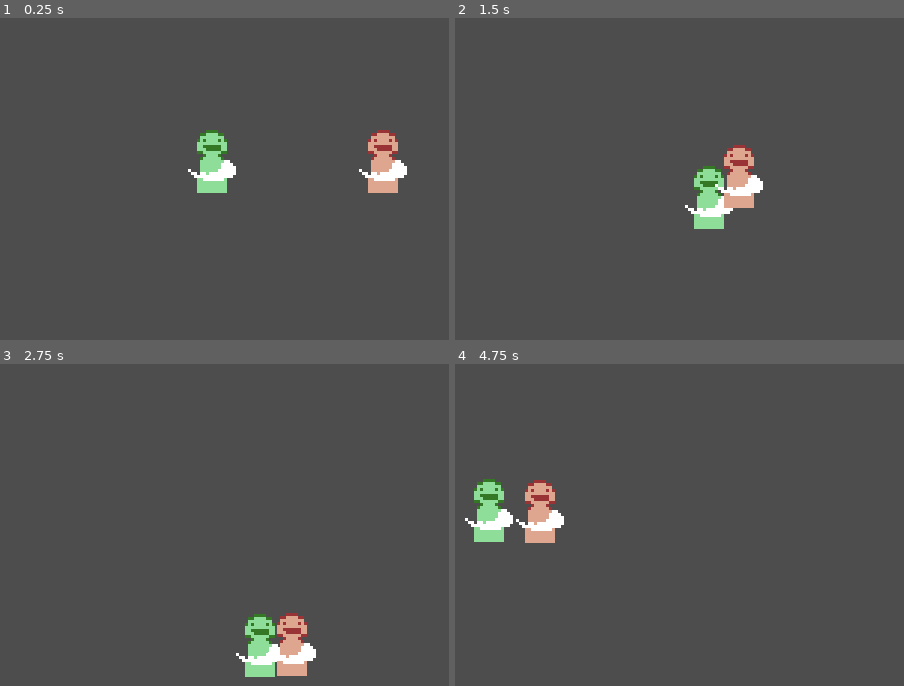
Above: before the commit, frames 1-4 (two rows, left to right).
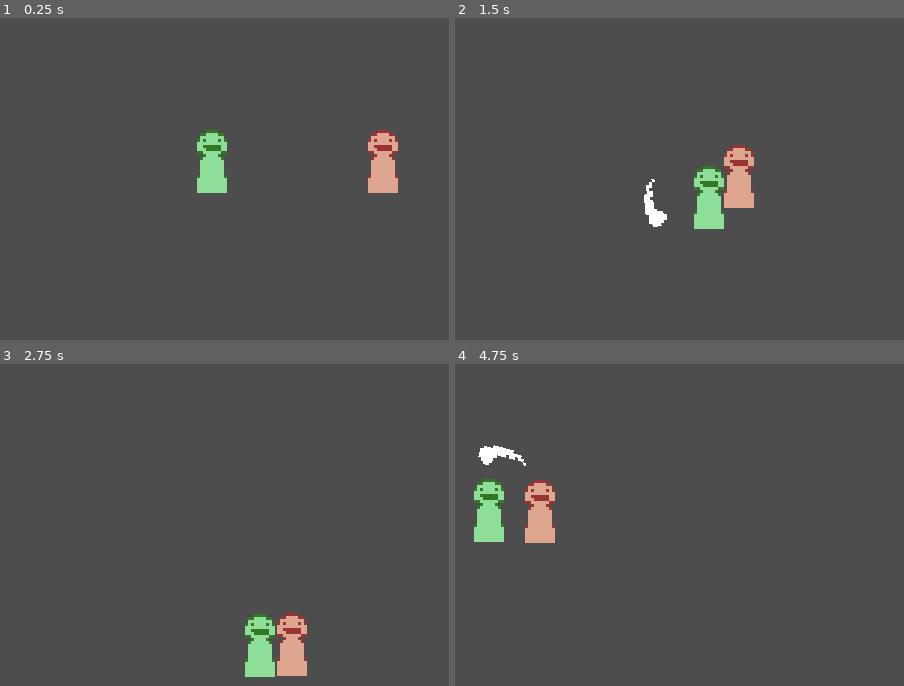
Above: after the commit, the same moments.

Repository: criorredev/top-down-rpg-movement
Game: Godot game, scene res://src/levels/level.tscn
Two runs of this game, one before a commit and one after it. Both use one fixed random seed, a clock stepped at 60 frames per second and the inputs below. This scene is started directly instead of the project's main scene.
Inputs (mouse positions are in pixels of both pictures, inside the frame that each line leads up to):
- Up to frame 1 (0.25 s): no input
- Up to frame 2 (1.5 s): move the mouse to (outside the picture) at 0.52 s; press the mouse at (outside the picture) at 0.53 s; hold D (right) 0.53-1.28 s; move the mouse to (648, 179) at 1.27 s; release the mouse at (648, 179) at 1.28 s; hold S (down) from 1.28 s (still down); click (648, 179) at 1.35 s
- Up to frame 3 (2.75 s): move the mouse to (386, 428) at 2.02 s; release S (down) at 2.03 s; hold D (right) from 2.03 s (still down); hold Shift (player_run) from 2.03 s (still down); click (386, 428) at 2.3 s
- Up to frame 4 (4.75 s): move the mouse to (742, 579) at 2.77 s; release D (right) at 2.78 s; release Shift (player_run) at 2.78 s; hold W (up) 2.78-3.53 s; click (742, 579) at 2.85 s; move the mouse to (outside the picture) at 3.52 s; press the mouse at (outside the picture) at 3.53 s; hold A (left) from 3.53 s (still down); move the mouse to (585, 454) at 4.27 s; release the mouse at (585, 454) at 4.28 s; tap Shift (player_run) at 4.35 s; click (585, 454) at 4.55 s

The runs differ from the first frame. In frame 1, 0.6% of the frame differs, in the area x 41-91%, y 44-51%; in frame 2, 0.9%; in frame 3, 0.6%; in frame 4, 1.0%, in the area x 2-25%, y 25-52%.

Commit message:
feat(sword): add sword hitbox activation
This commit will show a sword sprite with directional rotation for a moment upon clicking the left mouse button

Diff:
--- a/src/actors/enemy.gd
+++ b/src/actors/enemy.gd
@@ -9,6 +9,6 @@
 func _physics_process(_delta):
 	var player_pos: Vector2 = $"../Player".global_position
 	enemy_pathfind = Vector2(player_pos.x - global_position.x, player_pos.y - global_position.y).normalized()
-	print(enemy_pathfind)
+	# print(enemy_pathfind)
 	velocity = enemy_pathfind * speed
 	move_and_slide()
--- a/src/actors/enemy.tscn
+++ b/src/actors/enemy.tscn
@@ -20,6 +20,7 @@
 [node name="SwordHitbox" type="Area2D" parent="." unique_id=1777323597]
 
 [node name="Sword" type="Sprite2D" parent="SwordHitbox" unique_id=1058210818]
+visible = false
 texture = ExtResource("3_frsag")
 
 [node name="SwordCollision" type="CollisionShape2D" parent="SwordHitbox" unique_id=499687842]
--- a/src/actors/player.gd
+++ b/src/actors/player.gd
@@ -2,10 +2,6 @@
 
 @export var speed = 60
 @export var player: CharacterBody2D
-
-var mouse_pos
-var player_pos
-var attack_direction
 
 func _physics_process(_delta):
 	var input = Input.get_vector("left", "right", "up", "down")
@@ -13,14 +9,3 @@
 	if Input.is_action_pressed("player_run"):
 		velocity = input * (speed * 1.828)
 	move_and_slide()
-
-
-func _input(event):
-	if event.is_action_pressed("attack"):
-		mouse_pos = get_global_mouse_position()
-		player_pos = global_position
-		attack_direction = Vector2(mouse_pos.x - player_pos.x, mouse_pos.y - player_pos.y).normalized() * 30
-		print(attack_direction)
-		var attack_angle = attack_direction.angle()
-		#Area2D.rotation = attack_angle
-		#Area2D.position = attack_direction * 30
--- a/src/actors/player.tscn
+++ b/src/actors/player.tscn
@@ -3,6 +3,7 @@
 [ext_resource type="Script" uid="uid://cd8df214x4cl4" path="res://src/actors/player.gd" id="1_gdh0h"]
 [ext_resource type="Texture2D" uid="uid://slbgatbldlr1" path="res://assets/images/lilguy_player.png" id="2_foe4e"]
 [ext_resource type="Texture2D" uid="uid://bqdj8bxaijh1" path="res://assets/images/swordslash.png" id="3_foe4e"]
+[ext_resource type="Script" uid="uid://drxxqni4s1abr" path="res://src/actors/sword_hitbox.gd" id="3_xk21n"]
 
 [sub_resource type="RectangleShape2D" id="RectangleShape2D_xk21n"]
 size = Vector2(18, 8)
@@ -19,13 +20,22 @@
 texture = ExtResource("2_foe4e")
 
 [node name="SwordHitbox" type="Area2D" parent="." unique_id=1777323597]
+script = ExtResource("3_xk21n")
 
 [node name="Sword" type="Sprite2D" parent="SwordHitbox" unique_id=1058210818]
+visible = false
 texture = ExtResource("3_foe4e")
 
 [node name="SwordCollision" type="CollisionShape2D" parent="SwordHitbox" unique_id=499687842]
+visible = false
 position = Vector2(0, 3)
 shape = SubResource("RectangleShape2D_xk21n")
 
+[node name="SwordTimer" type="Timer" parent="SwordHitbox" unique_id=1243189111]
+wait_time = 0.2
+one_shot = true
+
 [node name="LilguyCollision" type="CollisionShape2D" parent="." unique_id=1538404048]
 shape = SubResource("CapsuleShape2D_iairh")
+
+[connection signal="timeout" from="SwordHitbox/SwordTimer" to="SwordHitbox" method="_on_sword_timer_timeout"]
--- /dev/null
+++ b/src/actors/sword_hitbox.gd
@@ -0,0 +1,24 @@
+extends Area2D
+
+var mouse_pos
+var player_pos
+var attack_direction
+
+@onready var sword: Sprite2D = $Sword
+@onready var sword_timer: Timer = $SwordTimer
+
+func _input(event):
+	if event.is_action_pressed("attack"):
+		$Sword.show()
+		$SwordTimer.start()
+		set_monitoring(true)
+		mouse_pos = get_global_mouse_position()
+		player_pos = global_position
+		attack_direction = Vector2(mouse_pos.x - player_pos.x, mouse_pos.y - player_pos.y).normalized()
+		print(attack_direction.angle())
+		rotation = attack_direction.angle() + 4.71
+		position = attack_direction * 15
+
+func _on_sword_timer_timeout() -> void:
+	$Sword.hide()
+	set_monitoring(false)
Not shown, added: src/actors/sword_hitbox.gd.uid
